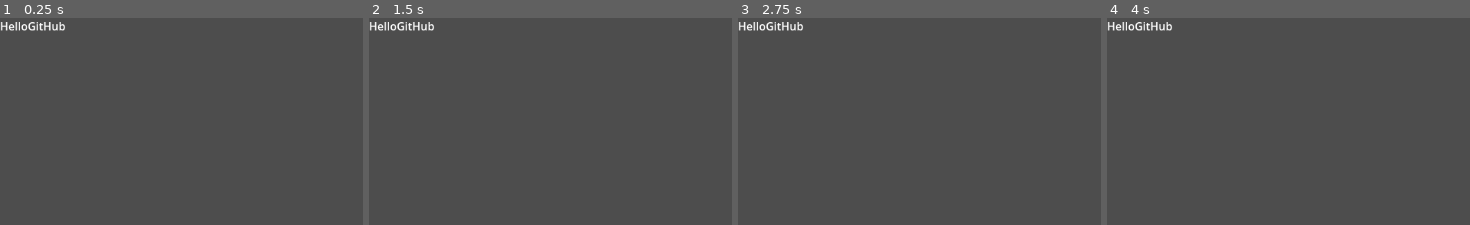
Above: before the commit, frames 1-4 (left to right).
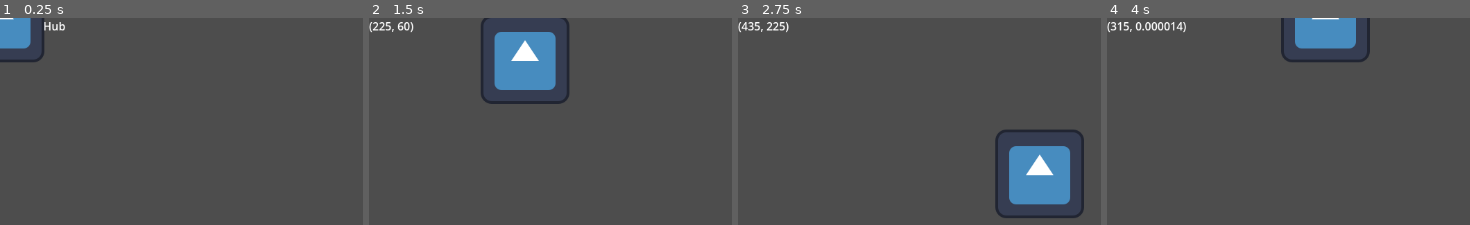
Above: after the commit, the same moments.

Repository: s3chrome/HelloGitHub
Game: Godot game, scene res://scenes/main.tscn
The game is run twice, just before and just after one commit, with the same random seed, the same clock (stepped at 60 frames per second) and the same inputs. The engine's default icon, where the game draws it, is replaced by a stand-in: a white triangle on a blue panel in a dark square.
Inputs:
- Up to frame 1 (0.25 s): no input
- Up to frame 2 (1.5 s): tap Enter at 0.5 s; hold Right (ui_right) 0.53-1.28 s; hold Down (ui_down) from 1.28 s (still down)
- Up to frame 3 (2.75 s): release Down (ui_down) at 2.03 s; hold Right (ui_right) from 2.03 s (still down)
- Up to frame 4 (4 s): release Right (ui_right) at 2.78 s; hold Up (ui_up) 2.78-3.53 s; hold Left (ui_left) from 3.53 s (still down)

The runs differ from the first frame. In frame 1, 1.7% of the frame differs, in the area x 0-13%, y 0-22%; in frame 2, 6.3%; in frame 3, 6.6%, in the area x 0-96%, y 1-97%; in frame 4, 3.8%.

Commit message:
add player

Diff:
--- /dev/null
+++ b/scenes/main.gd
@@ -0,0 +1,18 @@
+extends Node2D
+
+const SPEED = 300.0
+
+@onready var player := $Sprite2D
+@onready var label := $Label
+
+# Called when the node enters the scene tree for the first time.
+func _ready() -> void:
+	pass # Replace with function body.
+
+
+# Called every frame. 'delta' is the elapsed time since the previous frame.
+func _process(delta: float) -> void:
+	var dir = Input.get_vector("ui_left", "ui_right", "ui_up", "ui_down")
+	if dir:
+		player.position += dir * SPEED * delta
+		label.text = "%s" % player.position
--- a/scenes/main.tscn
+++ b/scenes/main.tscn
@@ -1,8 +1,15 @@
-[gd_scene format=3 uid="uid://bj3qt5ip0ih5c"]
+[gd_scene load_steps=3 format=3 uid="uid://bj3qt5ip0ih5c"]
+
+[ext_resource type="Script" path="res://scenes/main.gd" id="1_jy0es"]
+[ext_resource type="Texture2D" uid="uid://dl363vvx6xgh4" path="res://icon.svg" id="2_rwlcm"]
 
 [node name="Main" type="Node2D"]
+script = ExtResource("1_jy0es")
 
 [node name="Label" type="Label" parent="."]
 offset_right = 40.0
 offset_bottom = 23.0
 text = "HelloGitHub"
+
+[node name="Sprite2D" type="Sprite2D" parent="."]
+texture = ExtResource("2_rwlcm")
Not shown, changed: docs/index.html
Not shown, changed: docs/index.pck
